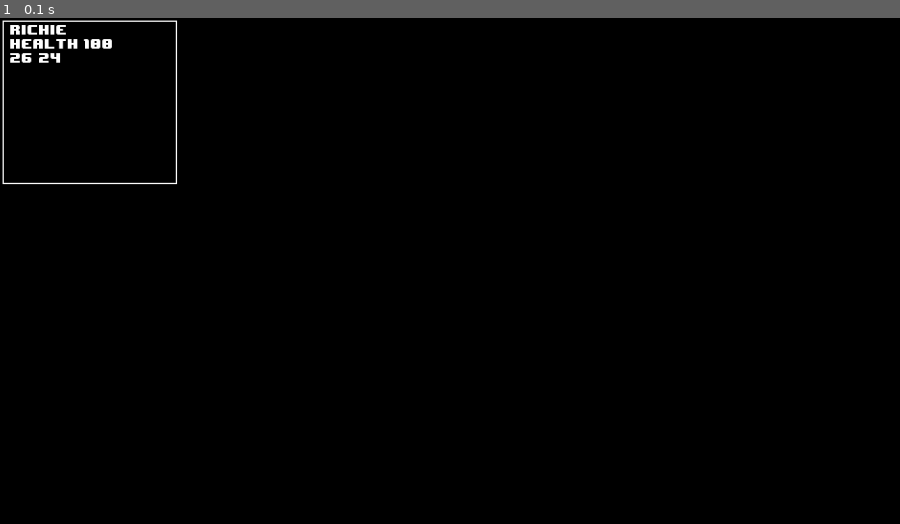
Above: before the commit, frame 1.
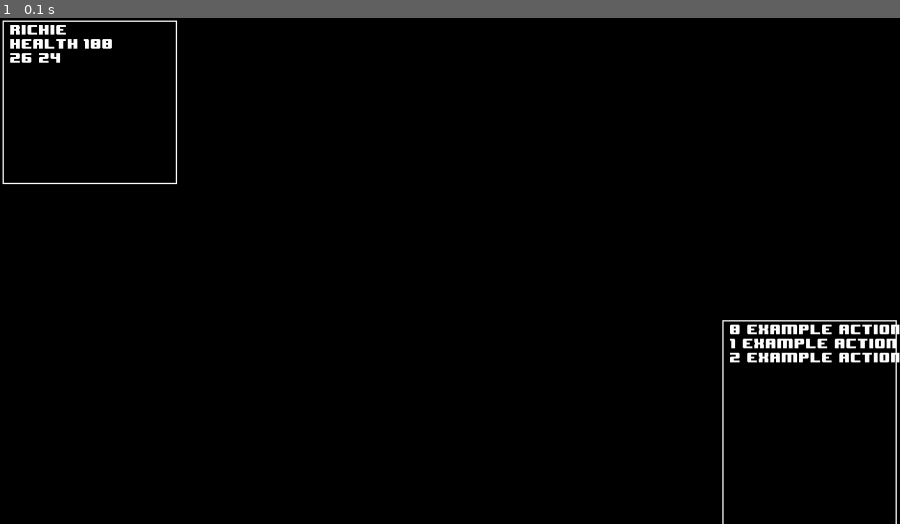
Above: after the commit, the same moment.

Repository: richpet9/pygame-tile-game
Game: pygame game, started from engine.py
Two runs of this game, one before a commit and one after it. Both use one fixed random seed, a clock stepped at 60 frames per second and the inputs below.
Inputs:
- Up to frame 1 (0.1 s): no input

The runs differ from the first frame. In frame 1, 1.1% of the frame differs, in the area x 1-100%, y 1-100%.

Commit message:
wood textures, rendering fixes, scaling

Diff:
--- a/engine.py
+++ b/engine.py
@@ -27,7 +27,14 @@
         self.player = None
 
         # Create Player Info hud
-        self.player_info = hud.hud_PlayerInfo()
+        self.player_info = hud.hud_PlayerInfo(
+            constants.DISPLAY_WIDTH // 5,
+            constants.DISPLAY_HEIGHT // 3)
+
+        # Near by actions hud
+        self.nearby_actions = hud.hud_NearbyActions(
+            constants.DISPLAY_WIDTH // 5,
+            (constants.DISPLAY_HEIGHT * 2) // 3)
 
         # Create the camera
         self.camera = world.Camera(0, 0)
@@ -68,6 +75,10 @@
 
         # Update HUD
         self.player_info.update_all_player_info(self.player)
+
+        self.nearby_actions.add_action({"text": "Example Action"})
+        self.nearby_actions.add_action({"text": "Example Action"})
+        self.nearby_actions.add_action({"text": "Example Action"})
 
         # DEBUG: Set the camera to (0, 0) (temporary)
         self.camera.set_cells((0, 0))
@@ -127,13 +138,16 @@
 
         # Draw the player info
         self.player_info.draw(self.surface_hud)
+        self.nearby_actions.draw(self.surface_hud)
 
         # Check if every object is visible, and draw the visible ones
         for game_object in self.objects:
             game_object.draw(self.surface_map, self.camera)
 
         # Blit the surface map to the main surface
-        self.surface_main.blit(self.surface_map, (constants.DISPLAY_WIDTH // 5, constants.CELL_HEIGHT // 2),
+        self.surface_main.blit(self.surface_map,
+                               (constants.DISPLAY_WIDTH // 5,
+                                constants.CELL_HEIGHT // 2),
                                self.camera.get_rect())
 
         # Blit the surface hud to the main surface
--- a/graphics.py
+++ b/graphics.py
@@ -3,21 +3,33 @@
 '''
 
 import pygame
+from constants import CELL_WIDTH, CELL_HEIGHT
 
 
 class Sprite:
+    '''
+    A pygame surface containing a scaled image to represent objects
+    '''
+
     def __init__(self, file_path, animates=False):
         self.animates = animates
 
         if(not animates):
-            self.image = [pygame.image.load(file_path)]
+            self.image = [pygame.transform.scale(
+                pygame.image.load(file_path), (CELL_WIDTH, CELL_HEIGHT))]
         else:
             # Load in multiple images from sprite sheet
             return
 
 
+# TODO: This can be optimzed
 def load_sprites():
+    '''
+    Returns a dictionary of loaded sprites
+    '''
+
     return {
         "snow": Sprite("resources/sprites/snow.png"),
-        "rock": Sprite("resources/sprites/rock.png")
+        "rock": Sprite("resources/sprites/rock.png"),
+        "wood": Sprite("resources/sprites/wood.png")
     }
--- a/hud.py
+++ b/hud.py
@@ -2,7 +2,7 @@
 The hud module contains the various HUD info screens and surfaces
 '''
 import pygame
-from constants import DISPLAY_WIDTH, DISPLAY_HEIGHT
+from constants import DISPLAY_WIDTH
 
 WHITE = (255, 255, 255)
 BLACK = (0, 0, 0)
@@ -23,14 +23,71 @@
         self.font = pygame.font.Font(
             "resources/8-BIT-WONDER.ttf", self.font_size, bold=False, italic=False)
 
+    def draw_border(self):
+        '''
+        Draw a border around this HUD
+        '''
+        # Draw the border
+        pygame.draw.rect(self.surface,
+                         WHITE,
+                         pygame.Rect(BORDER_WIDTH * 2,
+                                     BORDER_WIDTH * 2,
+                                     self.surface_width - (BORDER_WIDTH * 4),
+                                     self.surface_height - (BORDER_WIDTH * 4)),
+                         BORDER_WIDTH)
+
+
+class hud_NearbyActions(_hud):
+    '''
+    The Nearby Actions menu which shows available movements on the right of the screen
+    '''
+
+    def __init__(self, width, height):
+        super(hud_NearbyActions, self).__init__(width, height)
+
+        self.action_list = []
+
+    def add_action(self, action):
+        '''
+        Add action to action list HUD
+        '''
+        self.action_list.append(action)
+
+    def draw(self, surface_hud):
+        '''
+        Draw the action list HUD
+        '''
+
+        # Clear the surface
+        self.surface.fill(BLACK)
+
+        # Draw a border
+        self.draw_border()
+
+        # Draw every action
+        for key, action in enumerate(self.action_list):
+            rendered_string = self.font.render(
+                str(key) + ' ' + action["text"],
+                False,
+                WHITE)
+
+            y_val = (key * (self.font.get_linesize() +
+                            LINE_SPACING)) + (BORDER_WIDTH * 4)
+            self.surface.blit(
+                rendered_string, (16, y_val))
+
+        # Blit this hud's surface to the main hud surface
+        surface_hud.blit(
+            self.surface, ((DISPLAY_WIDTH * 4) // 5, (DISPLAY_WIDTH // 3)))
+
 
 class hud_PlayerInfo(_hud):
     '''
     The player info hud element
     '''
 
-    def __init__(self):
-        _hud.__init__(self, DISPLAY_WIDTH // 5, DISPLAY_HEIGHT // 3)
+    def __init__(self, width, height):
+        super(hud_PlayerInfo, self).__init__(width, height)
 
         self.name = None
         self.health = None
@@ -40,10 +97,10 @@
         '''
         Update & Rerender all of the player info
         '''
-        self.name = self.font.render(player.name, True, WHITE)
+        self.name = self.font.render(player.name, False, WHITE)
         self.health = self.font.render(
             'Health ' + str(player.health),
-            True,
+            False,
             WHITE)
 
         self.update_location(player.location)
@@ -56,7 +113,7 @@
         '''
         self.location = self.font.render(
             str(location[0]) + ' ' + str(location[1]),
-            True,
+            False,
             WHITE)
 
     def draw(self, surface_hud):
@@ -65,14 +122,7 @@
         '''
         self.surface.fill(BLACK)
 
-        # Draw the border
-        pygame.draw.rect(self.surface,
-                         WHITE,
-                         pygame.Rect(BORDER_WIDTH * 2,
-                                     BORDER_WIDTH * 2,
-                                     self.surface_width - (BORDER_WIDTH * 4),
-                                     self.surface_height - (BORDER_WIDTH * 4)),
-                         BORDER_WIDTH)
+        self.draw_border()
 
         self.surface.blit(self.name, (16, BORDER_WIDTH * 4))
         self.surface.blit(self.health, (16,
--- a/objects.py
+++ b/objects.py
@@ -3,6 +3,7 @@
 '''
 
 import pygame
+import graphics
 from constants import CELL_WIDTH, CELL_HEIGHT
 
 
@@ -17,6 +18,7 @@
         self.x_pixel = x * CELL_WIDTH
         self.y_pixel = y * CELL_HEIGHT
         self.color = color
+        self.sprite = None
 
     def get_rect(self):
         '''
@@ -33,8 +35,15 @@
         Draw this GameObject on the specified surface
         '''
 
+        # Check if camera has this object in view
         if(camera.get_rect().contains(self.get_rect())):
-            pygame.draw.rect(surface, self.color, self.get_rect())
+            if(self.sprite and self.sprite.image[0]):
+                surface.blit(self.sprite.image[0],
+                             (self.x_pixel, self.y_pixel))
+            else:
+                pygame.draw.rect(surface,
+                                 self.color,
+                                 self.get_rect())
 
 
 class Tree(GameObject):
@@ -42,3 +51,5 @@
 
     def __init__(self, x, y):
         super(Tree, self).__init__(x, y, color=(0, 255, 0))
+
+        self.sprite = graphics.load_sprites().get('wood')
Binary file added: resources/sprites/wood.png
